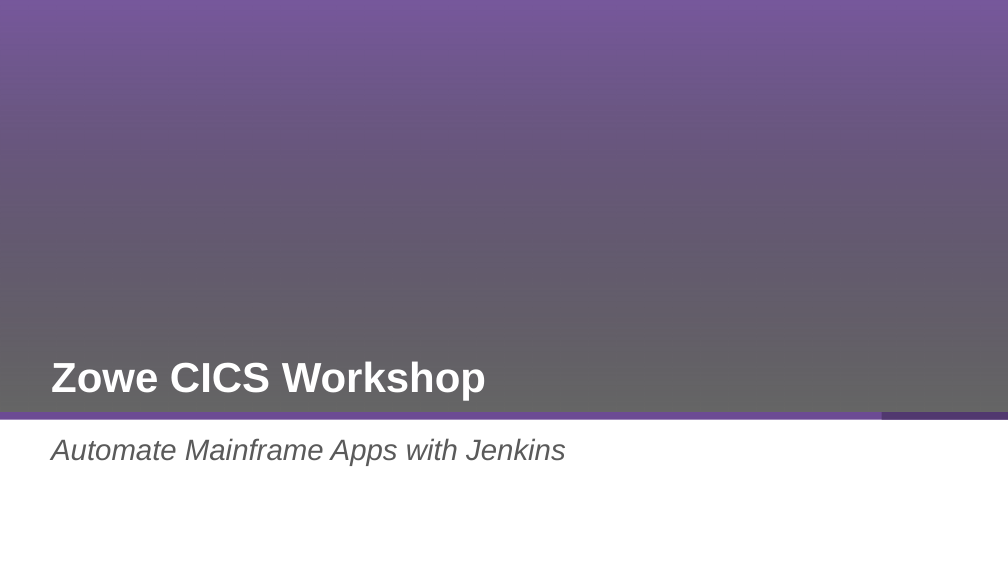
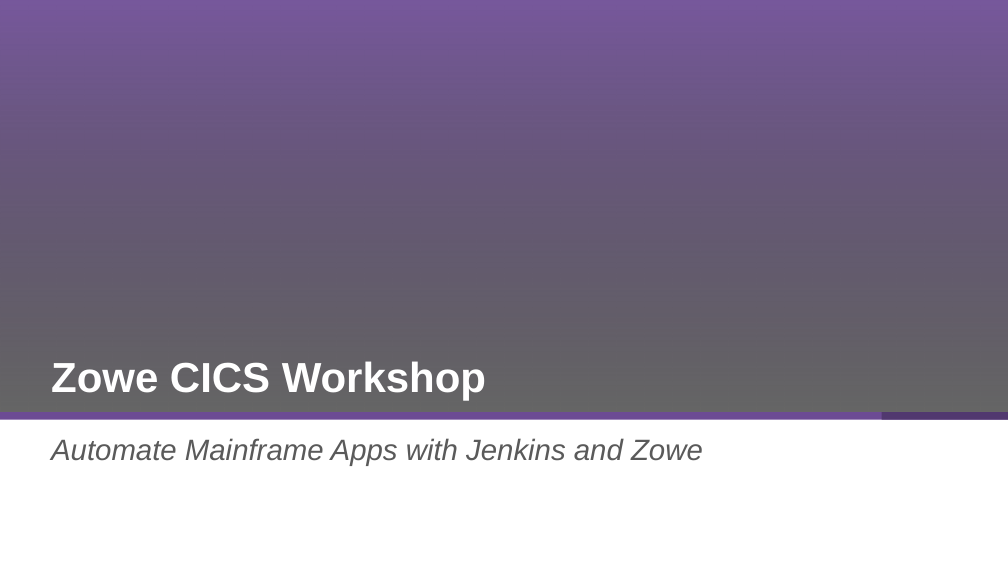
Before and after one commit to McQuitty-Broadcom/Zowe-DevOps-Example, a slide deck: slide 1 of .workshop/DevOps-Workshop.pptx. Drawn at 1008x567 pixels with LibreOffice and Linux fonts; fonts in the diff are those of the drawing; background and template pictures are left out. Boxes give left, top, right and bottom in pixels: in the first picture for what was removed or moved away, otherwise in the second. Text is boxed around its words. In the diff, an @@ line names an element or a change of style, - is before the commit and + after.

Commit message:
Updating PPTs

```diff
--- a/.workshop/DevOps-Workshop.pptx
+++ b/.workshop/DevOps-Workshop.pptx
@@ subtitle at [51, 438, 703, 466]: text changed @@
-Automate Mainframe Apps with Jenkins
+Automate Mainframe Apps with Jenkins and Zowe
```
